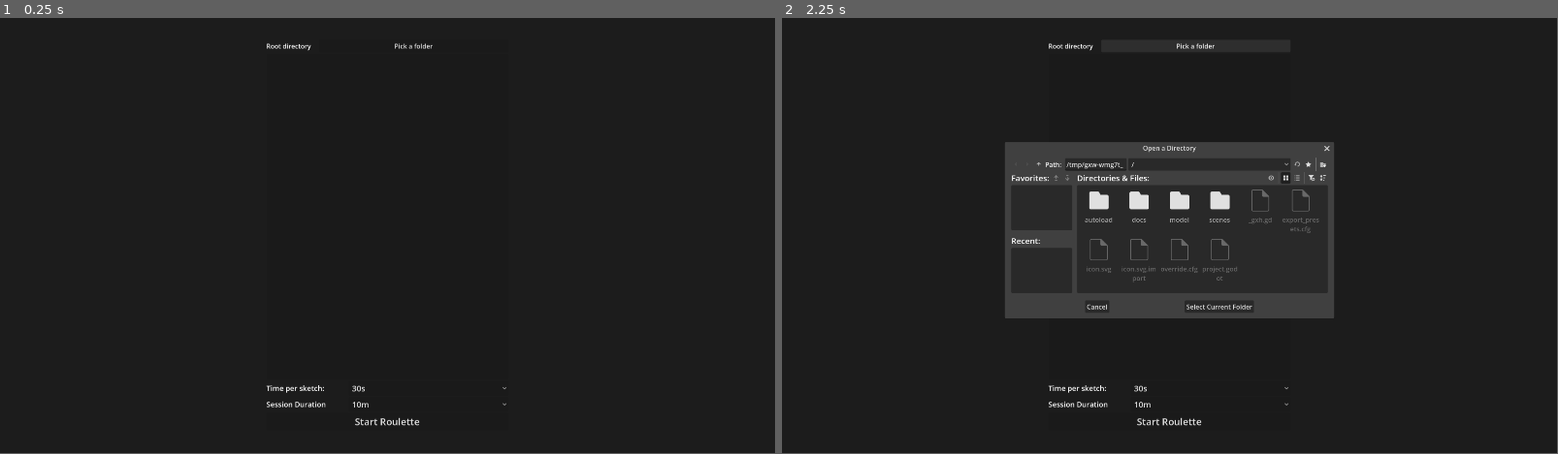
Above: before the commit, frames 1-2 (left to right).
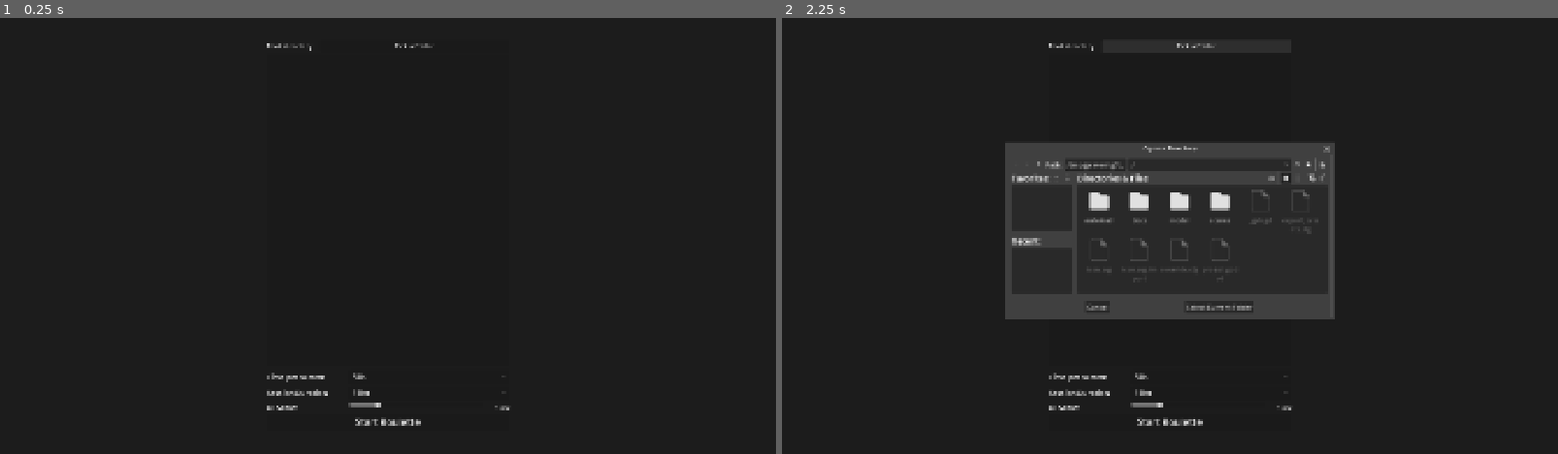
Above: after the commit, the same moments.

Repository: tsraveling/art-roulette
Game: Godot game, scene res://scenes/setup/SetupScene.tscn
Two runs of this game, one before a commit and one after it. Both use one fixed random seed, a clock stepped at 60 frames per second and the inputs below.
Inputs:
- Up to frame 1 (0.25 s): no input
- Up to frame 2 (2.25 s): click "Start Roulette" at 0.5 s; click "Start Roulette" at 1.25 s; click "Pick a folder" at 2 s
In our replay, the window is 799x449 before the commit and 800x450 after it. These sizes can differ from the game's own. Grey fills any space a smaller window leaves; there, only what the larger window draws over its background counts as a difference.

The runs differ from the first frame. In frame 1, 0.6% of the frame differs, in the area x 34-66%, y 5-94%; in frame 2, 1.8%, in the area x 28-72%, y 5-94%.

Commit message:
feat: added ui scaling options

Diff:
--- a/autoload/FileBrowser.gd
+++ b/autoload/FileBrowser.gd
@@ -7,15 +7,22 @@
 var image_paths_done: Array[String] = []
 var total_images_loaded: int = 0
 var initialized := false
+var ui_scale := 1.0
 
-func save_root():
+func save_settings():
 	var config = ConfigFile.new()
 	config.set_value("root", "root_directory", root_directory)
+	config.set_value("display", "ui_scale", ui_scale)
 	config.save("user://settings.cfg")
+
+func set_ui_scale(scale: float):
+	ui_scale = scale
+	get_tree().root.content_scale_factor = ui_scale
+	save_settings()
 
 func set_new_root(dir):
 	root_directory = dir
-	save_root()
+	save_settings()
 	load_root_dir()
 
 func process_dir(dir) -> Array[Folder]:
@@ -84,5 +91,9 @@
 	var saved_root = config.get_value("root", "root_directory")
 	if saved_root != null:
 		root_directory = saved_root
-		print("Loaded root: %s", saved_root)
 		load_root_dir()
+
+	var saved_scale = config.get_value("display", "ui_scale")
+	if saved_scale != null:
+		ui_scale = saved_scale
+		get_tree().root.content_scale_factor = ui_scale
--- a/project.godot
+++ b/project.godot
@@ -28,6 +28,9 @@
 
 window/size/viewport_width=1920
 window/size/viewport_height=1080
+window/stretch/mode="canvas_items"
+window/stretch/aspect="expand"
+window/stretch/scale=1.0
 
 [dotnet]
 
@@ -57,3 +60,7 @@
 "events": [Object(InputEventMouseButton,"resource_local_to_scene":false,"resource_name":"","device":-1,"window_id":0,"a …(253 unchanged characters)…
 ]
 }
+
+[rendering]
+
+textures/vram_compression/import_etc2_astc=true
--- a/scenes/setup/SetupScene.gd
+++ b/scenes/setup/SetupScene.gd
@@ -5,6 +5,8 @@
 @onready var duration_select := $VerticalLayout/IntervalHBox/OptionButton
 @onready var session_select := $VerticalLayout/SessionHBox/SessionDurationButton
 @onready var folder_tree := $VerticalLayout/FolderTree
+@onready var ui_scale_slider := $VerticalLayout/UIScaleHBox/UIScaleSlider
+@onready var ui_scale_label := $VerticalLayout/UIScaleHBox/UIScaleLabel
 
 var _updating_tree := false
 
@@ -13,6 +15,8 @@
 	duration_select.selected = TimeManager.selected_duration
 	session_select.selected = TimeManager.selected_session_duration
 	folder_tree.item_edited.connect(_on_folder_tree_item_edited)
+	ui_scale_slider.value = FileBrowser.ui_scale
+	ui_scale_label.text = "%sx" % str(FileBrowser.ui_scale)
 	refresh_list()
 
 func _on_root_directory_button_pressed():
@@ -112,3 +116,7 @@
 
 func _on_session_duration_button_item_selected(index):
 	TimeManager.selected_session_duration = index
+
+func _on_ui_scale_slider_value_changed(value: float):
+	ui_scale_label.text = "%sx" % str(value)
+	FileBrowser.set_ui_scale(value)
--- a/scenes/setup/SetupScene.tscn
+++ b/scenes/setup/SetupScene.tscn
@@ -115,6 +115,30 @@
 popup/item_5/text = "Untimed"
 popup/item_5/id = 5
 
+[node name="UIScaleHBox" type="HBoxContainer" parent="VerticalLayout"]
+layout_mode = 2
+
+[node name="Label" type="Label" parent="VerticalLayout/UIScaleHBox"]
+custom_minimum_size = Vector2(200, 0)
+layout_mode = 2
+theme_override_font_sizes/font_size = 18
+text = "UI Scale:"
+
+[node name="UIScaleSlider" type="HSlider" parent="VerticalLayout/UIScaleHBox"]
+layout_mode = 2
+size_flags_horizontal = 3
+min_value = 0.75
+max_value = 2.0
+step = 0.25
+value = 1.0
+
+[node name="UIScaleLabel" type="Label" parent="VerticalLayout/UIScaleHBox"]
+custom_minimum_size = Vector2(60, 0)
+layout_mode = 2
+theme_override_font_sizes/font_size = 18
+text = "1.0x"
+horizontal_alignment = 2
+
 [node name="StartButton" type="Button" parent="VerticalLayout" unique_id=931336967]
 layout_mode = 2
 theme_override_font_sizes/font_size = 24
@@ -129,5 +153,6 @@
 [connection signal="pressed" from="VerticalLayout/RootDirSelector/RootDirectoryButton" to="." method="_on_root_directory_button_pressed"]
 [connection signal="item_selected" from="VerticalLayout/IntervalHBox/OptionButton" to="." method="_on_option_button_item_selected"]
 [connection signal="item_selected" from="VerticalLayout/SessionHBox/SessionDurationButton" to="." method="_on_session_duration_button_item_selected"]
+[connection signal="value_changed" from="VerticalLayout/UIScaleHBox/UIScaleSlider" to="." method="_on_ui_scale_slider_value_changed"]
 [connection signal="pressed" from="VerticalLayout/StartButton" to="." method="_on_start_button_pressed"]
 [connection signal="dir_selected" from="RootDirectoryPicker" to="." method="_on_root_directory_picker_dir_selected"]
Not shown, changed: export_presets.cfg
